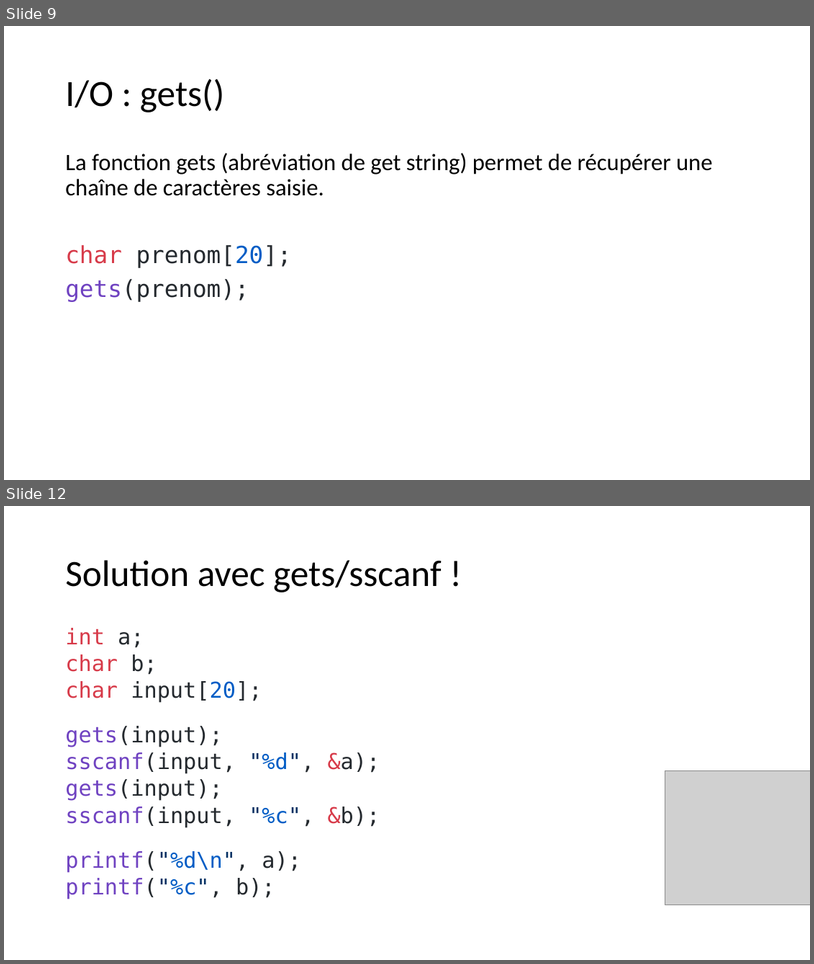
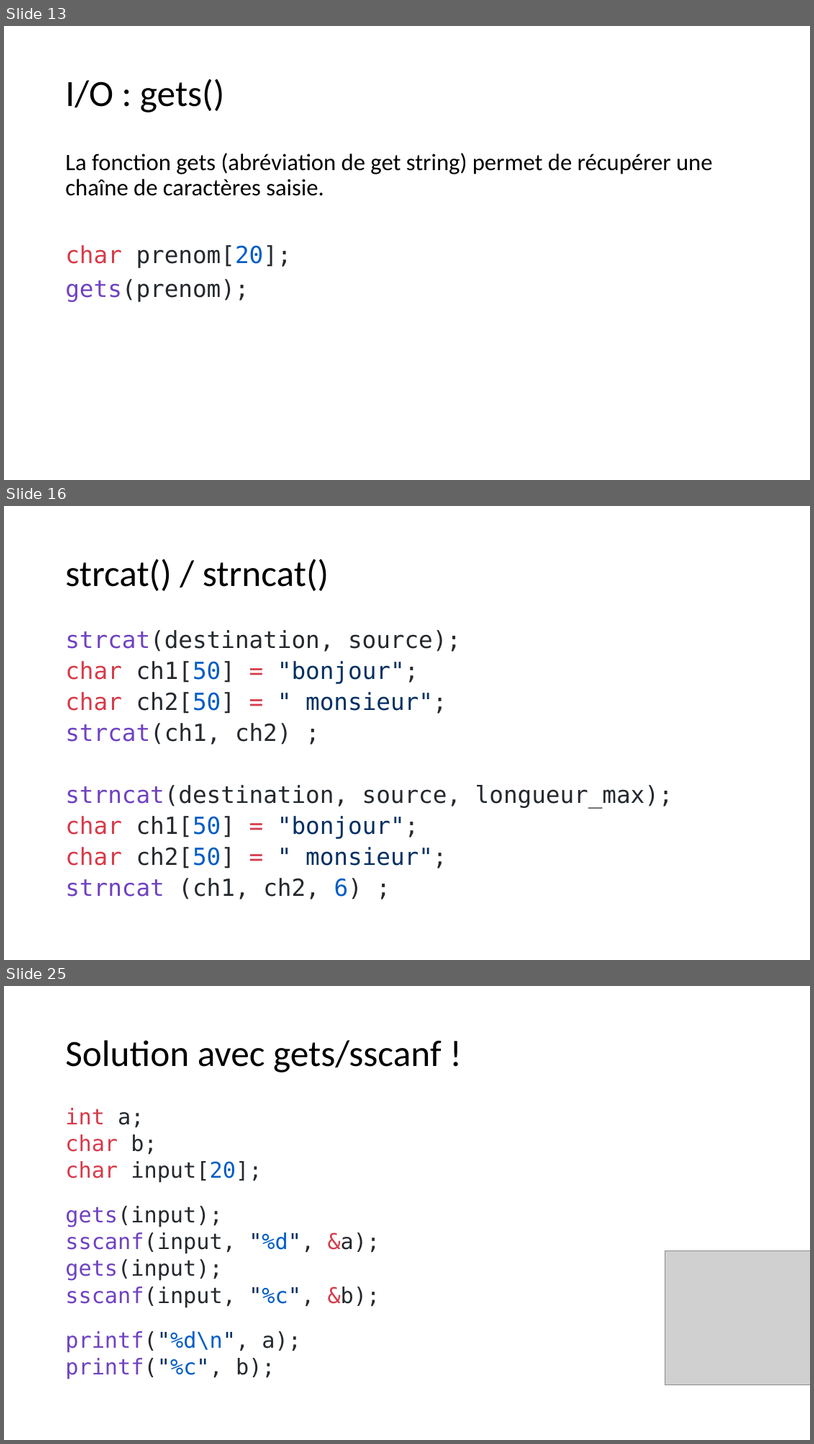
Before and after one commit to Firestorm49/bts-1, a slide deck: 03_Tableaux/tableaux.pptx. Shown one above the other, each under a label of ours: slides 9 and 12 before the commit, slides 13, 16 and 25 after it; the slides between them are not shown. The pictures are 814x964 and 814x1444 pixels, drawn with LibreOffice and Linux fonts; fonts in the diff are those of the drawing; grey boxes stand for pictures. Boxes give left, top, right and bottom in pixels: in the first picture for what was removed or moved away, otherwise in the second. Text is boxed around its words. In the diff, an @@ line names an element or a change of style, - is before the commit and + after.

```diff
--- a/03_Tableaux/tableaux.pptx
+++ b/03_Tableaux/tableaux.pptx
@@ slide 16 added at (x1=4, y1=506, x2=810, y2=960), background #FFFFFF @@
@@ title added at (x1=65, y1=559, x2=329, y2=591), 44 pt, text #000000 @@
+strcat() / strncat()
@@ text added at (x1=65, y1=630, x2=674, y2=899), 28 pt, text #24292E @@
+strcat(destination, source);
+char ch1[50] = "bonjour";
+char ch2[50] = " monsieur";
+strcat(ch1, ch2) ;
+strncat(destination, source, longueur_max);
+char ch1[50] = "bonjour";
+char ch2[50] = " monsieur";
+strncat (ch1, ch2, 6) ;
@@ what was slide 9 is now slide 13 @@
@@ what was slide 12 is now slide 25 @@
```
Also in this commit, not shown: 2 slides changed, 12 other slides added, 2 other files.
